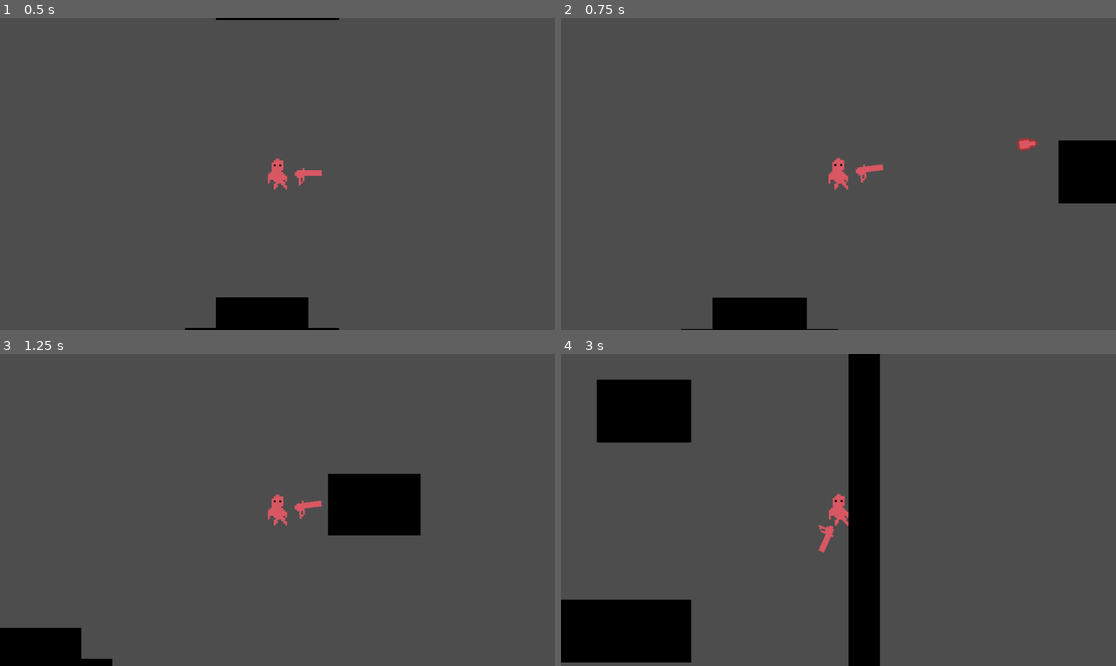
Above: before the commit, frames 1-4 (two rows, left to right).
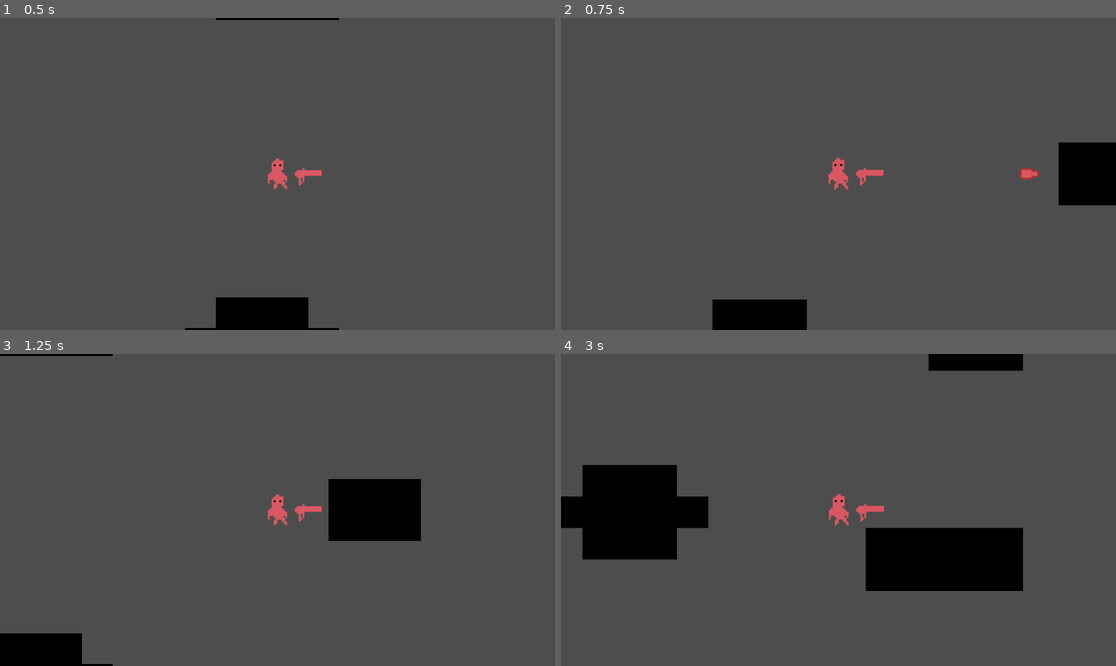
Above: after the commit, the same moments.

Repository: ExistantHumanX3/DeepFeats
Game: Godot game, scene res://scenes/game.tscn
Same seed, same stepped clock (60 frames per second), same inputs: the game is played once before the commit and once after it.
Inputs (mouse positions are in pixels of both pictures, inside the frame that each line leads up to):
- Up to frame 1 (0.5 s): no input
- Up to frame 2 (0.75 s): tap Enter at 0.5 s; move the mouse to (960, 158) at 0.52 s; hold D (move_right) from 0.53 s (still down); click (960, 158) at 0.6 s
- Up to frame 3 (1.25 s): keep holding D (move_right)
- Up to frame 4 (3 s): move the mouse to (727, 525) at 1.27 s; release D (move_right) at 1.28 s; hold S (move_down) 1.28-2.03 s; tap Shift (dash) at 1.35 s; click (727, 525) at 1.55 s; move the mouse to (894, 441) at 2.02 s; hold D (move_right) 2.03-2.78 s; click (894, 441) at 2.1 s; move the mouse to (810, 572) at 2.77 s; hold W (move_up) from 2.78 s (still down); click (810, 572) at 2.85 s

Frame 1 is identical in both runs. In frame 2, 0.7% of the frame differs, in the area x 21-100%, y 38-100%; in frame 3, 1.3%; in frame 4, 26%, in the area x 0-84%, y 0-100%.

Commit message:
Added features
Added sound effect for shooting,
changed the enemy a little, and started work on other sound effects

Diff:
--- /dev/null
+++ b/bvn-game-jam/default_bus_layout.tres
@@ -0,0 +1,18 @@
+[gd_resource type="AudioBusLayout" load_steps=2 format=3 uid="uid://c8nsp43lhya0"]
+
+[sub_resource type="AudioEffectReverb" id="AudioEffectReverb_j3pel"]
+resource_name = "Reverb"
+room_size = 0.2
+damping = 0.85
+spread = 0.55
+wet = 0.39
+
+[resource]
+bus/1/name = &"Shoot SFX"
+bus/1/solo = false
+bus/1/mute = false
+bus/1/bypass_fx = false
+bus/1/volume_db = 0.0
+bus/1/send = &"Master"
+bus/1/effect/0/effect = SubResource("AudioEffectReverb_j3pel")
+bus/1/effect/0/enabled = true
--- a/bvn-game-jam/prefabs/enemy.tscn
+++ b/bvn-game-jam/prefabs/enemy.tscn
@@ -1,3 +1,29 @@
-[gd_scene load_steps=0 format=3 uid="uid://bx41pkkd7eqcp"]
+[gd_scene load_steps=5 format=3 uid="uid://bx41pkkd7eqcp"]
+
+[ext_resource type="Script" uid="uid://bupvra5xo3u0p" path="res://scripts/enemy.gd" id="1_yfjof"]
+[ext_resource type="SpriteFrames" uid="uid://cbqblw7q5d50h" path="res://assets/OBAMA/OBAMA.tres" id="2_cypye"]
+
+[sub_resource type="RectangleShape2D" id="RectangleShape2D_a7d0n"]
+size = Vector2(28, 22)
+
+[sub_resource type="CircleShape2D" id="CircleShape2D_aivmq"]
+radius = 36.013885
 
 [node name="Enemy" type="CharacterBody2D"]
+script = ExtResource("1_yfjof")
+
+[node name="AnimatedSprite2D" type="AnimatedSprite2D" parent="."]
+scale = Vector2(0.11055278, 0.11055276)
+sprite_frames = ExtResource("2_cypye")
+
+[node name="CollisionShape2D" type="CollisionShape2D" parent="."]
+shape = SubResource("RectangleShape2D_a7d0n")
+
+[node name="ShootCooldown" type="Timer" parent="."]
+
+[node name="PlayerToClose" type="Area2D" parent="."]
+
+[node name="CollisionShape2D" type="CollisionShape2D" parent="PlayerToClose"]
+shape = SubResource("CircleShape2D_aivmq")
+
+[connection signal="timeout" from="ShootCooldown" to="." method="_on_shoot_cooldown_end"]
--- a/bvn-game-jam/prefabs/gun_pivot.tscn
+++ b/bvn-game-jam/prefabs/gun_pivot.tscn
@@ -1,7 +1,8 @@
-[gd_scene load_steps=3 format=3 uid="uid://djgmi6cjxehwt"]
+[gd_scene load_steps=4 format=3 uid="uid://djgmi6cjxehwt"]
 
 [ext_resource type="Script" uid="uid://c5npy4e75b0n2" path="res://scripts/gun_pivot.gd" id="1_vg2ei"]
 [ext_resource type="Texture2D" uid="uid://dnrt430slddh" path="res://assets/weapons/gun.png" id="2_4ps28"]
+[ext_resource type="AudioStream" uid="uid://cbom3qtb80vnm" path="res://assets/sounds/shoot.mp3" id="3_4ps28"]
 
 [node name="GunPivot" type="Node2D"]
 script = ExtResource("1_vg2ei")
@@ -18,4 +19,9 @@
 [node name="Cooldown" type="Timer" parent="Gun"]
 wait_time = 0.3
 
+[node name="ShootSound" type="AudioStreamPlayer2D" parent="."]
+stream = ExtResource("3_4ps28")
+max_distance = 4096.0
+bus = &"Shoot SFX"
+
 [connection signal="timeout" from="Gun/Cooldown" to="." method="_on_cooldown_end"]
--- a/bvn-game-jam/project.godot
+++ b/bvn-game-jam/project.godot
@@ -64,7 +64,7 @@
 dash={
 "deadzone": 0.2,
 "events": [Object(InputEventKey,"resource_local_to_scene":false,"resource_name":"","device":-1,"window_id":0,"alt_press …(195 unchanged characters)…
-, Object(InputEventJoypadButton,"resource_local_to_scene":false,"resource_name":"","device":-1,"button_index":2,"pressure":0.0,"pressed":true,"script":null)
+, Object(InputEventJoypadButton,"resource_local_to_scene":false,"resource_name":"","device":-1,"button_index":10,"pressure":0.0,"pressed":true,"script":null)
 ]
 }
 aim_left={
--- a/bvn-game-jam/scripts/character_body_2d.gd
+++ b/bvn-game-jam/scripts/character_body_2d.gd
@@ -60,7 +60,6 @@
 
 	# Apply knockback
 	move_vector -= kb_vector
-	print(kb_vector * SPEED)
 
 	# Fixes the knockback
 	# issue was the velocity was set before the knockback was applied
--- /dev/null
+++ b/bvn-game-jam/scripts/enemy.gd
@@ -0,0 +1,33 @@
+extends CharacterBody2D
+
+@onready var cooldown: Timer = $ShootCooldown
+@onready var player: CharacterBody2D = $Player
+
+@export var is_to_close: bool = false
+@export var player_pos = player.global_position
+
+const SPEED = 400
+
+# TODO
+#
+# make ai:
+# 	move toward player if they're in the level
+# 	if in the circle, move away
+# shoot at player every x frames
+#
+
+func _physics_process(delta: float) -> void:
+	# turn gun to face player at all times
+	look_at(player_pos)
+	pass
+
+func move_to_player():
+	velocity = player_pos / SPEED
+func move_away():
+	pass
+func shoot():
+	cooldown.start()
+
+func _on_shoot_cooldown_end() -> void:
+	# Shoot bullet
+	pass
--- a/bvn-game-jam/scripts/game_controller.gd
+++ b/bvn-game-jam/scripts/game_controller.gd
@@ -1,3 +1,3 @@
 extends Node2D
 
-const useMouse = true
+const useMouse = false
--- a/bvn-game-jam/scripts/gun_pivot.gd
+++ b/bvn-game-jam/scripts/gun_pivot.gd
@@ -3,6 +3,7 @@
 @onready var sprite: Sprite2D = $Gun/Sprite2D
 @onready var shaders: CanvasLayer = $"../Camera/Shaders"
 @onready var cooldown: Timer = $Gun/Cooldown
+@onready var shoot_sound: AudioStreamPlayer2D = $ShootSound
 
 var canShoot = true;
 
@@ -30,6 +31,8 @@
 
 	get_parent().knockback($Gun/BulletFrom.global_position - get_parent().global_position)
 
+	shoot_sound.play()
+
 	var shake_layer = get_tree().get_first_node_in_group("screen_shake")
 	shake_layer.start_shake(0.2)
 
Not shown, added: bvn-game-jam/assets/sounds/shoot.mp3.import
Not shown, added: bvn-game-jam/scripts/enemy.gd.uid
Not shown, added: bvn-game-jam/assets/sounds/shoot.mp3
